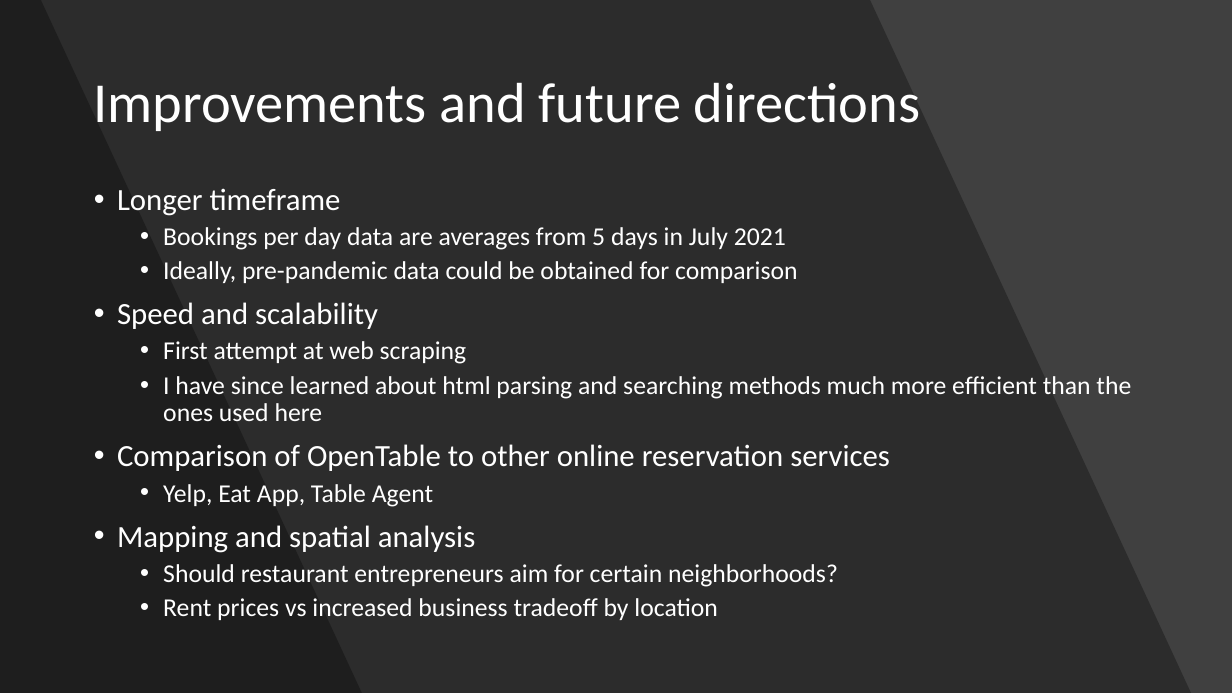
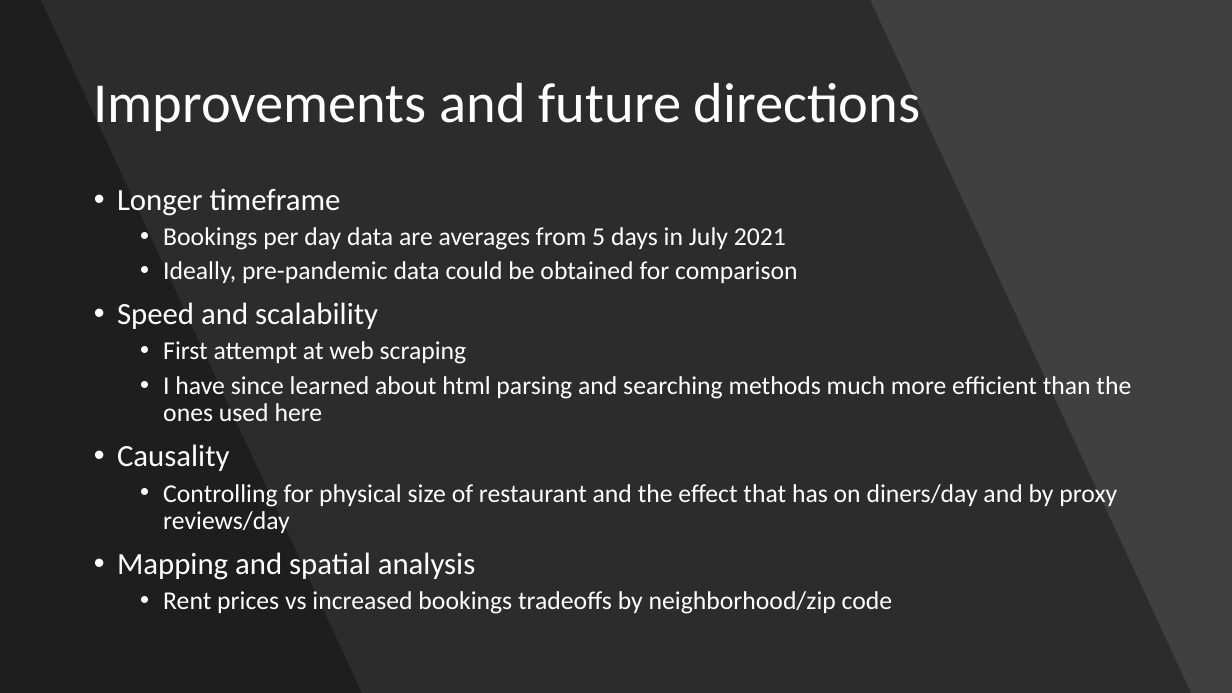
Before and after one commit to faymatt99/opentable_scraping_analysis, a slide deck: slide 22 of opentable_analysis_presentation.pptx. Drawn at 1232x693 pixels with LibreOffice and Linux fonts; fonts in the diff are those of the drawing. Boxes give left, top, right and bottom in pixels: in the first picture for what was removed or moved away, otherwise in the second. Text is boxed around its words. In the diff, an @@ line names an element or a change of style, - is before the commit and + after.

```diff
--- a/opentable_analysis_presentation.pptx
+++ b/opentable_analysis_presentation.pptx
@@ text at (x1=117, y1=444, x2=1117, y2=533): text changed; size 24 to 20 pt @@
-• Comparison of OpenTable to other online reservation services
-  • Yelp, Eat App, Table Agent
+• Causality
+  • Controlling for physical size of restaurant and the effect that has on diners/day and by proxy reviews/day
@@ text at (x1=163, y1=591, x2=892, y2=614): text changed @@
-  • Should restaurant entrepreneurs aim for certain neighborhoods?
-  • Rent prices vs increased business tradeoff by location
+  • Rent prices vs increased bookings tradeoffs by neighborhood/zip code
```
Also in this commit, not shown: 15 other slides changed, 2 slides added, 2 slides removed, 2 other files.
